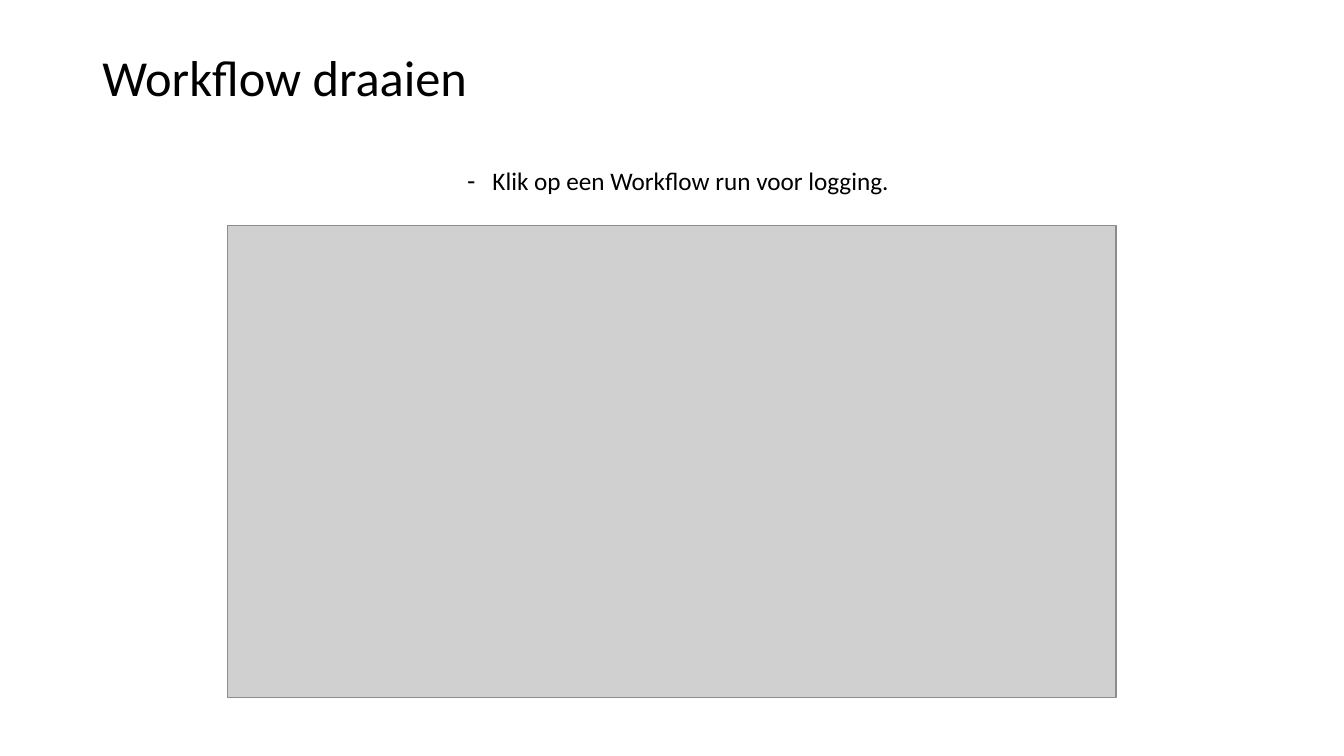
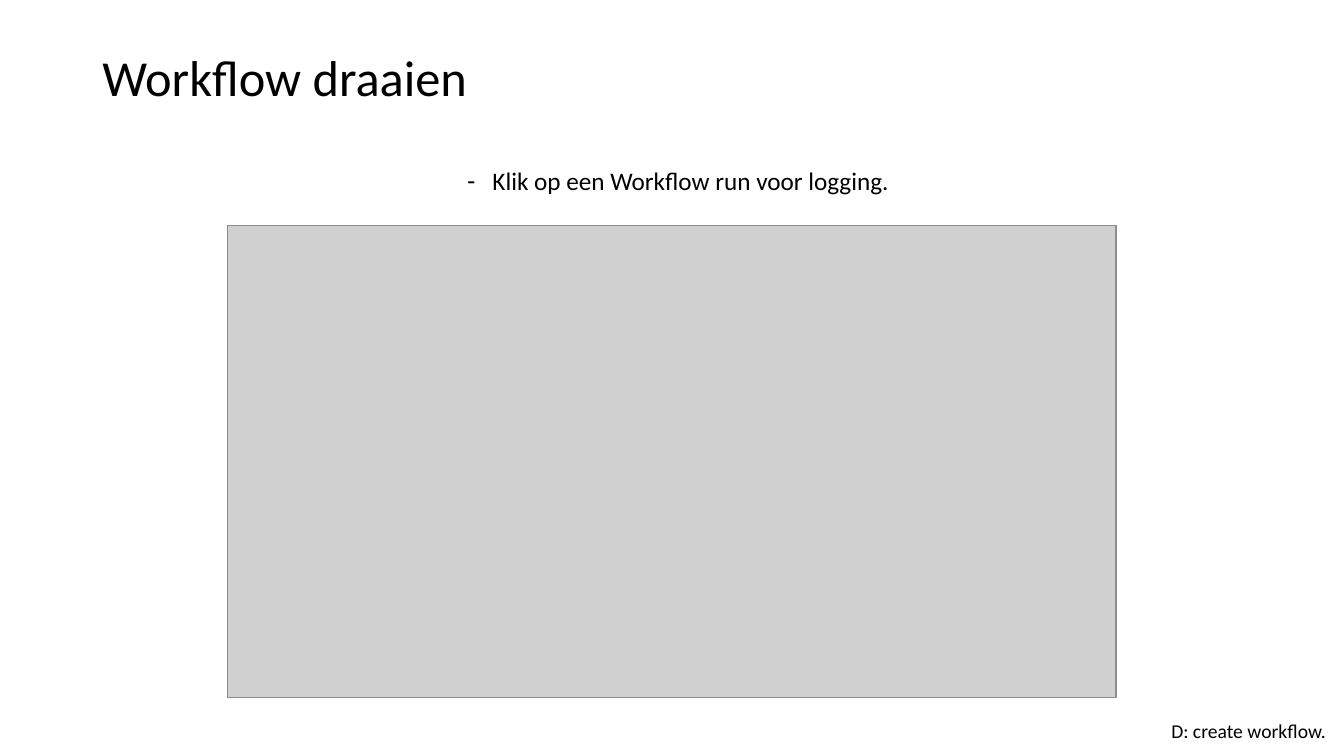
Before and after one commit to LFKoning/knowledge-sharing, a slide deck: slide 35 of git_course/2_collaboration/git_collaboration.pptx. Drawn at 1344x756 pixels with LibreOffice and Linux fonts; fonts in the diff are those of the drawing; grey boxes stand for pictures. Boxes give left, top, right and bottom in pixels: in the first picture for what was removed or moved away, otherwise in the second. Text is boxed around its words. In the diff, an @@ line names an element or a change of style, - is before the commit and + after.

```diff
--- a/git_course/2_collaboration/git_collaboration.pptx
+++ b/git_course/2_collaboration/git_collaboration.pptx
@@ text added at [1171, 724, 1325, 738], 14 pt, text #000000 @@
+D: create workflow.
```
Also in this commit, not shown: 4 other slides changed.
